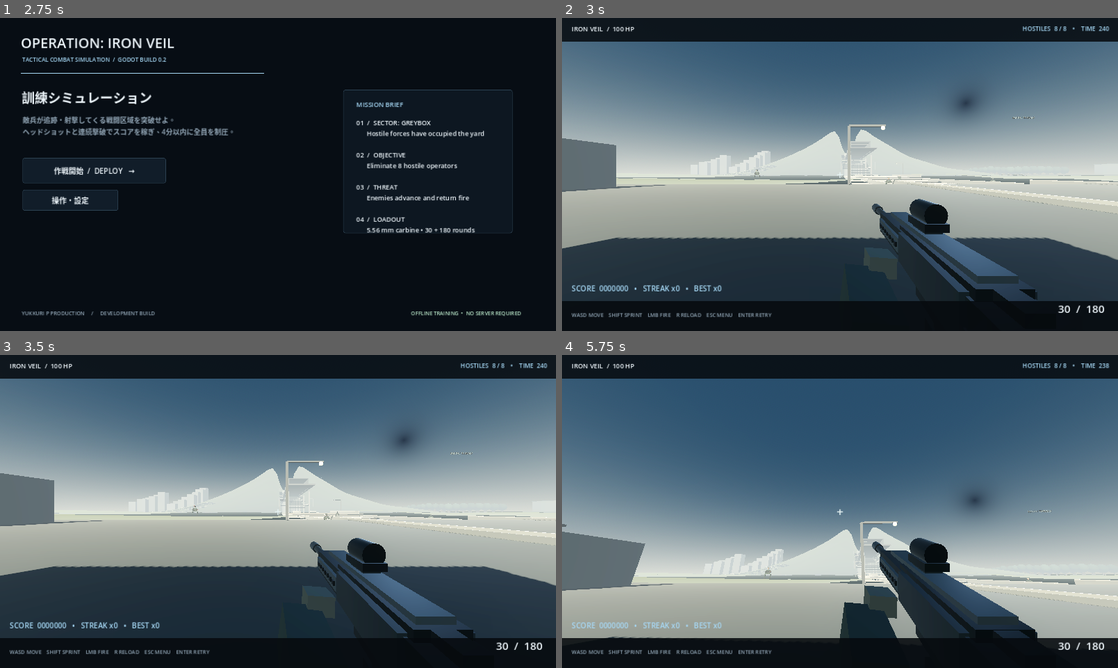
Above: before the commit, frames 1-4 (two rows, left to right).
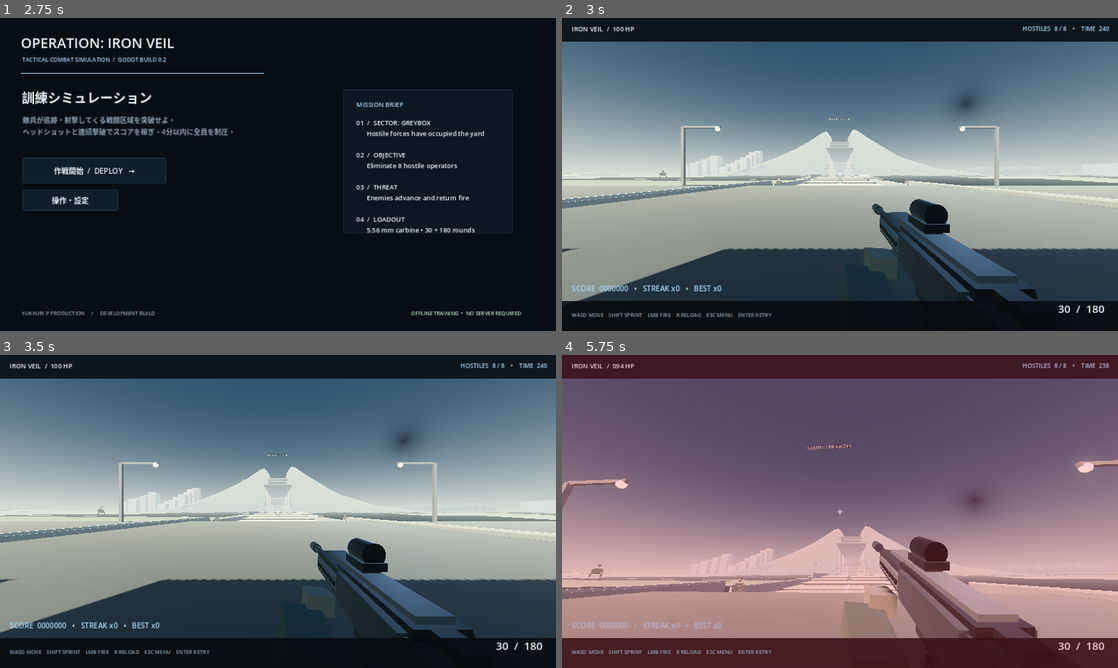
Above: after the commit, the same moments.

Repository: YukkuriP/Yukkuri-FPS2
Game: Godot game, scene res://scenes/main.tscn
Two runs of this game, one before a commit and one after it. Both use one fixed random seed, a clock stepped at 60 frames per second and the inputs below.
Inputs (mouse positions are in pixels of both pictures, inside the frame that each line leads up to):
- Up to frame 1 (2.75 s): tap Enter at 0.5, 2.1 s; move the mouse to (400, 158) at 0.52 s; hold D (move_right) 0.53-1.28 s; tap R at 0.6, 1.35, 2.3 s; click (400, 158) at 0.67 s; tap Space at 1.25 s; move the mouse to (166, 190) at 1.27 s; hold S (move_back) 1.28-2.03 s; move the mouse to (333, 105) at 2.02 s; hold D (move_right) from 2.03 s (still down)
- Up to frame 2 (3 s): release D (move_right) at 2.75 s; click "作戦開始 / DEPLOY →" at 2.75 s
- Up to frame 3 (3.5 s): no input
- Up to frame 4 (5.75 s): tap Enter at 3.5 s; move the mouse to (812, 574) at 3.52 s; hold W (move_forward) from 3.53 s (still down); tap Shift at 3.6 s; click (812, 574) at 3.67 s; tap R at 3.8, 4.35, 5.1 s; move the mouse to (878, 514) at 4.27 s; move the mouse to (795, 508) at 5.02 s

Frame 1 is identical in both runs. In frame 2, 11% of the frame differs, in the area x 0-100%, y 31-91%; in frame 3, 11%; in frame 4, 98%, in the area x 0-100%, y 0-100%.

Commit message:
Fix player spawn and make movement input robust

Diff:
--- a/scripts/main.gd
+++ b/scripts/main.gd
@@ -338,7 +338,7 @@
 	camera.near = 0.05
 	camera.far = 1200.0
 	player.add_child(camera)
-	player.position = Vector3(-18, _terrain_height(-18, 420) + 0.5, 420)
+	player.position = Vector3(0, _terrain_height(0.0, 420.0) + 0.62, 420.0)
 	look_yaw = 0.0
 	look_pitch = 0.0
 	previous_player_position = player.position
@@ -1206,10 +1206,10 @@
 		if mission_time <= 0.0:
 			mission_failed = true
 	_update_hud()
-	var input_dir := Vector2(
-		Input.get_action_strength("move_right") - Input.get_action_strength("move_left"),
-		Input.get_action_strength("move_back") - Input.get_action_strength("move_forward")
-	)
+	# Read physical keys directly as a fallback if input actions are missing or remapped.
+	var input_x := float(Input.is_key_pressed(KEY_D) or Input.is_key_pressed(KEY_RIGHT)) - float(Input.is_key_pressed(KEY_A) or Input.is_key_pressed(KEY_LEFT))
+	var input_y := float(Input.is_key_pressed(KEY_S) or Input.is_key_pressed(KEY_DOWN)) - float(Input.is_key_pressed(KEY_W) or Input.is_key_pressed(KEY_UP))
+	var input_dir := Vector2(input_x, input_y)
 	# Move relative to the player's current yaw, never world-axis WASD.
 	# Flatten the transformed vector so pitch/vertical components cannot skew movement.
 	var move_basis := Basis(Vector3.UP, player.global_rotation.y)
